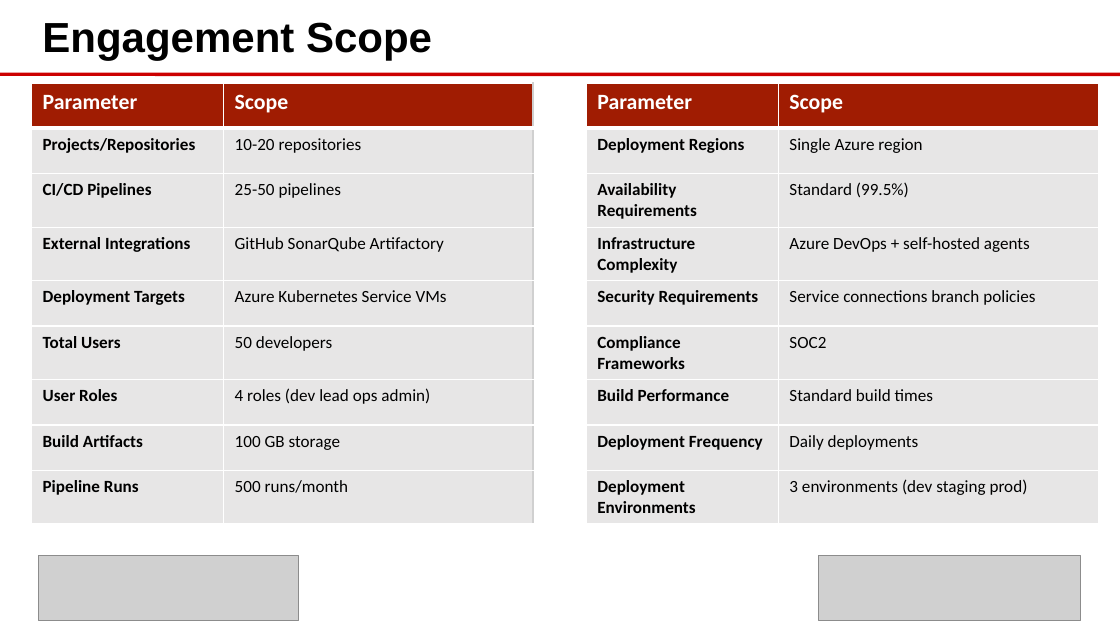
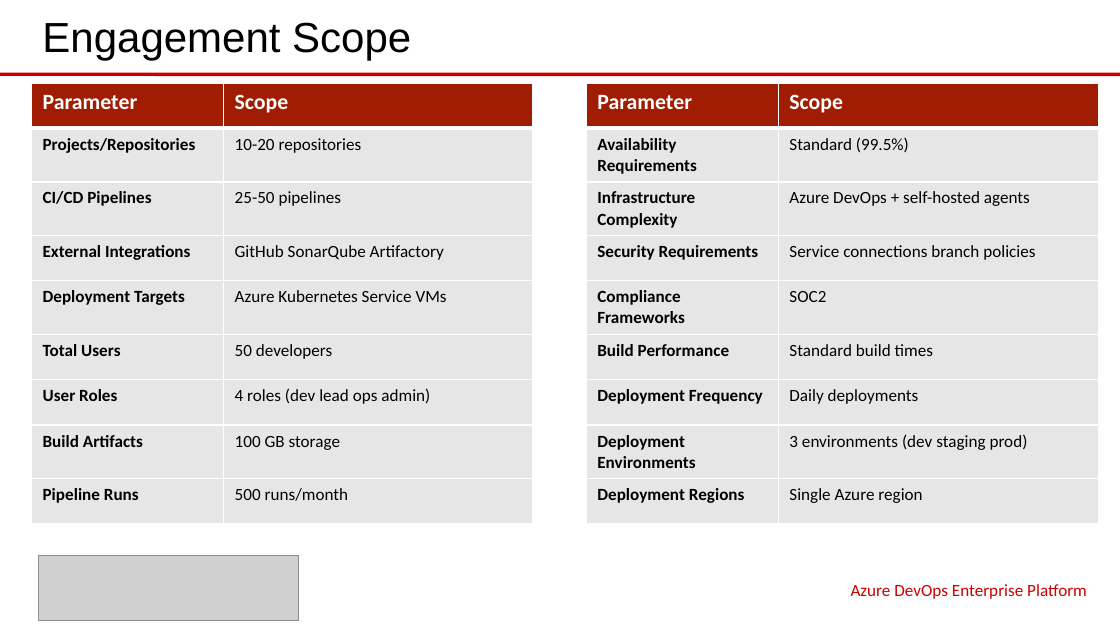
Before and after one commit to eoframework/solutions, a slide deck: slide 3 of solutions/azure/devops/enterprise-platform/presales/solution-briefing.pptx. Drawn at 1120x630 pixels with LibreOffice and Linux fonts; fonts in the diff are those of the drawing; grey boxes stand for pictures; background and template pictures are left out. Boxes give left, top, right and bottom in pixels: in the first picture for what was removed or moved away, otherwise in the second. Text is boxed around its words. In the diff, an @@ line names an element or a change of style, - is before the commit and + after.

```diff
--- a/solutions/azure/devops/enterprise-platform/presales/solution-briefing.pptx
+++ b/solutions/azure/devops/enterprise-platform/presales/solution-briefing.pptx
@@ text "Engagement Scope" at (42, 22, 411, 60): bold off @@
@@ table at (31, 83, 1098, 507) @@
-row 2, column 4: Deployment Regions
+row 2, column 4: Availability Requirements
-row 2, column 5: Single Azure region
+row 2, column 5: Standard (99.5%)
-row 3, column 4: Availability Requirements
+row 3, column 4: Infrastructure Complexity
-row 3, column 5: Standard (99.5%)
+row 3, column 5: Azure DevOps + self-hosted agents
-row 4, column 4: Infrastructure Complexity
+row 4, column 4: Security Requirements
-row 4, column 5: Azure DevOps + self-hosted agents
+row 4, column 5: Service connections branch policies
-row 5, column 4: Security Requirements
+row 5, column 4: Compliance Frameworks
-row 5, column 5: Service connections branch policies
+row 5, column 5: SOC2
-row 6, column 4: Compliance Frameworks
+row 6, column 4: Build Performance
-row 6, column 5: SOC2
+row 6, column 5: Standard build times
-row 7, column 4: Build Performance
+row 7, column 4: Deployment Frequency
-row 7, column 5: Standard build times
+row 7, column 5: Daily deployments
-row 8, column 4: Deployment Frequency
+row 8, column 4: Deployment Environments
-row 8, column 5: Daily deployments
+row 8, column 5: 3 environments (dev staging prod)
-row 9, column 4: Deployment Environments
+row 9, column 4: Deployment Regions
-row 9, column 5: 3 environments (dev staging prod)
+row 9, column 5: Single Azure region
@@ borders changed @@
@@ picture removed at (819, 556, 1081, 620) @@
@@ text added at (851, 584, 1087, 599), 11 pt, text #CC0000 @@
+Azure DevOps Enterprise Platform
```
Also in this commit, not shown: 10 other slides changed, 11 other files.
